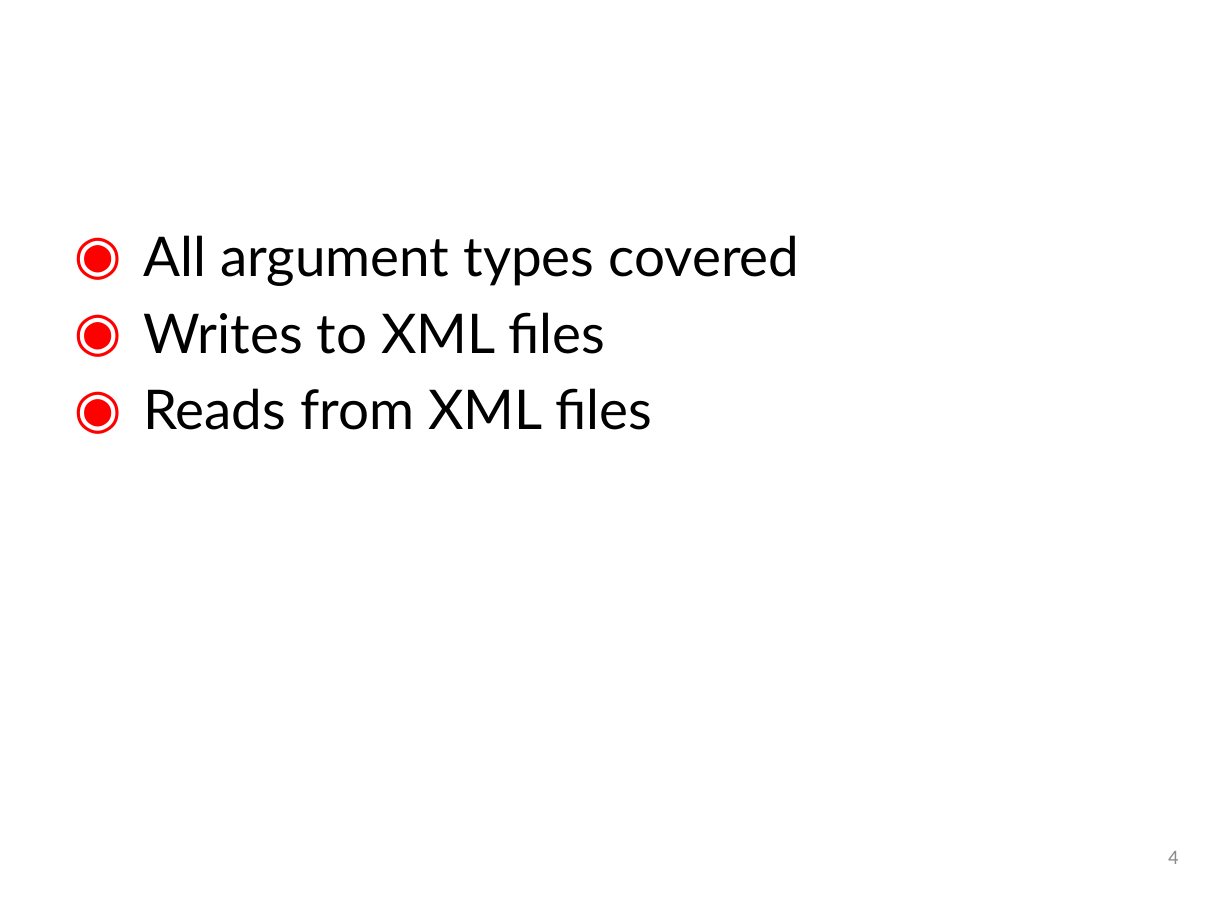
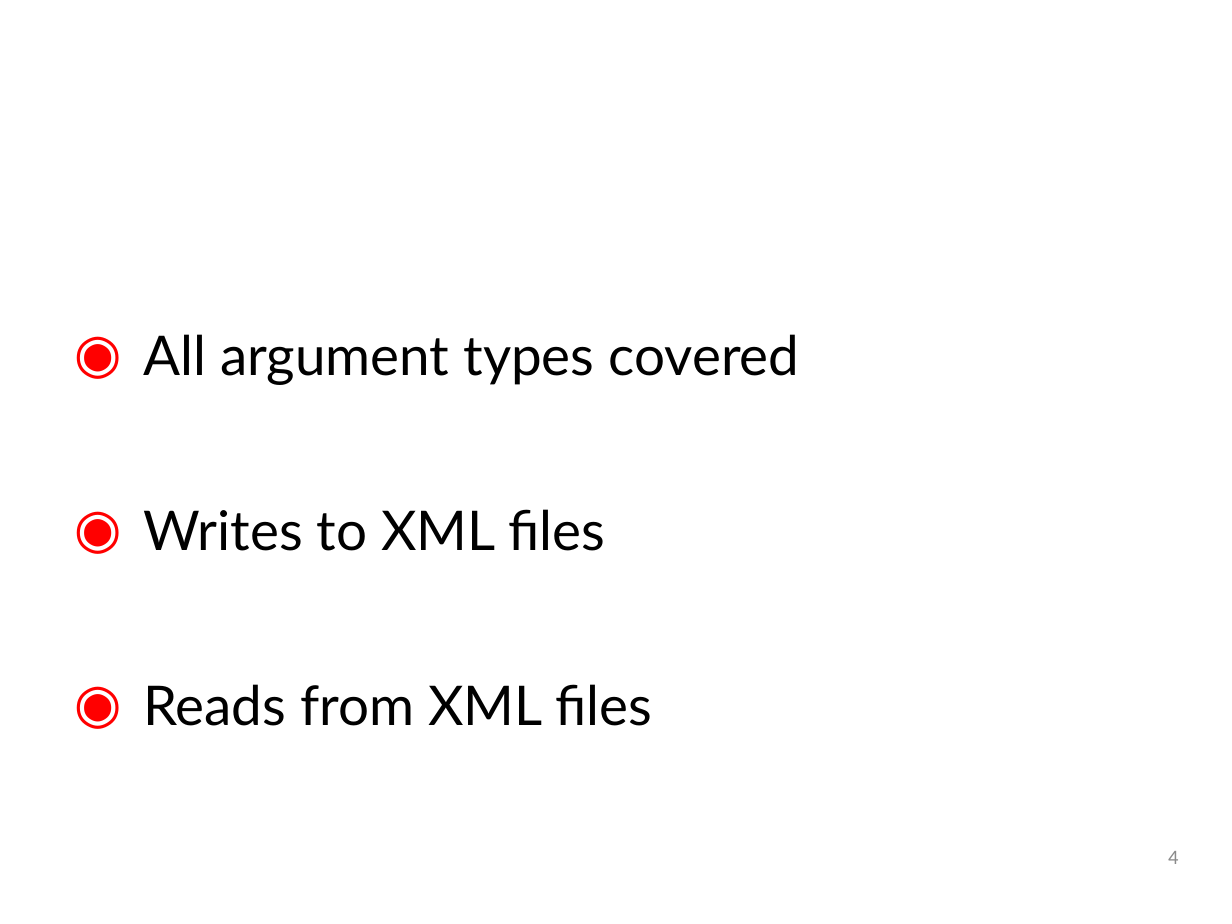
Before and after one commit to SpacemanRiff/spring-semester-project, a slide deck: slide 4 of powerpoints/Sprint 4.pptx. Drawn at 1232x924 pixels with LibreOffice and Linux fonts; fonts in the diff are those of the drawing; background and template pictures are left out. Boxes give left, top, right and bottom in pixels: in the first picture for what was removed or moved away, otherwise in the second. Text is boxed around its words. In the diff, an @@ line names an element or a change of style, - is before the commit and + after.

Commit message:
covered whitespace
^_^

```diff
--- a/powerpoints/Sprint 4.pptx
+++ b/powerpoints/Sprint 4.pptx
@@ text "All argument types covered" at (143,334,800,726): line spacing 1 to 2.5 @@
```
Also in this commit, not shown: 10 other slides changed.
